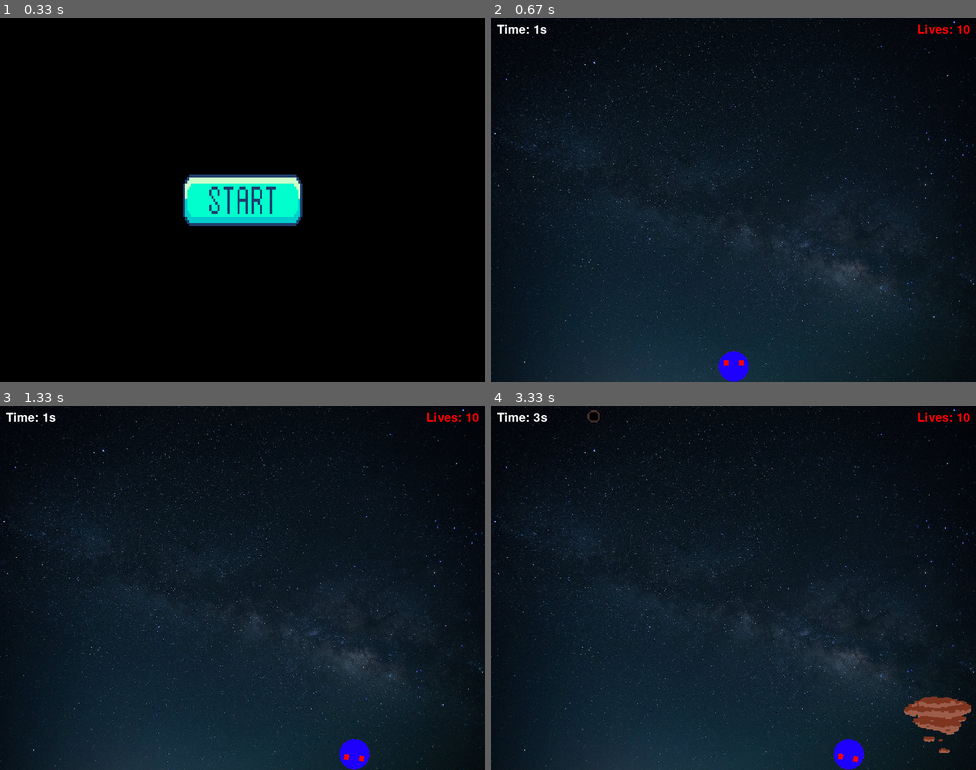
Above: before the commit, frames 1-4 (two rows, left to right).
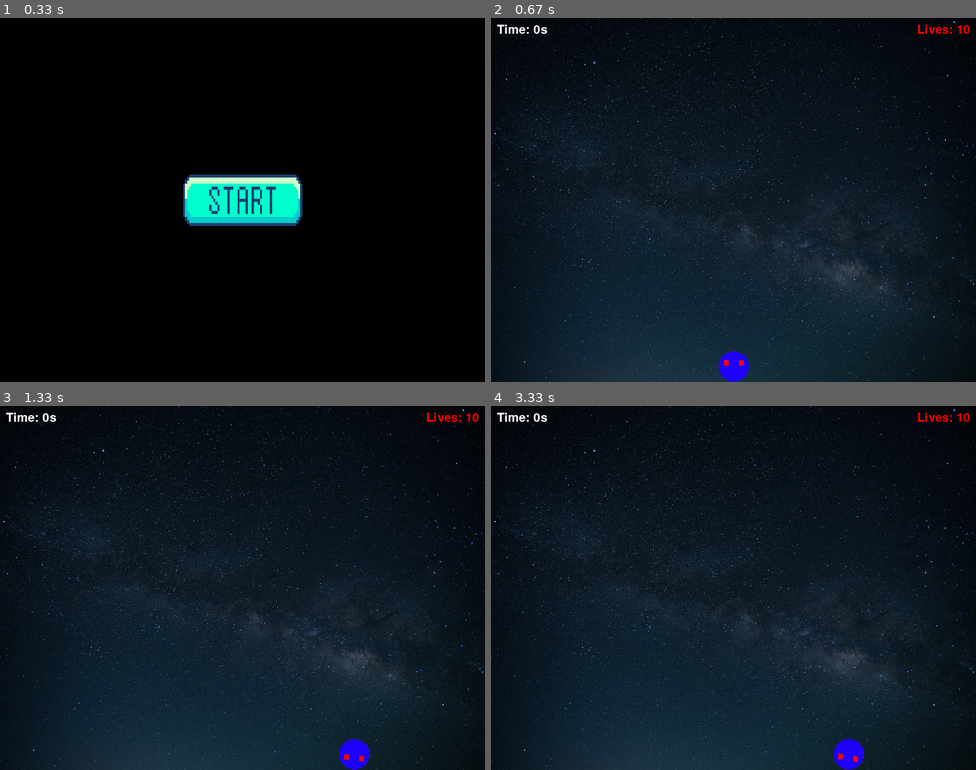
Above: after the commit, the same moments.

Repository: Oussecg/pygame-simple-game
Game: pygame game, started from main.py
Two runs of this game, one before a commit and one after it. Both use one fixed random seed, a clock stepped at 60 frames per second and the inputs below.
Inputs (mouse positions are in pixels of both pictures, inside the frame that each line leads up to):
- Up to frame 1 (0.33 s): no input
- Up to frame 2 (0.67 s): click (733, 200) at 0.38 s
- Up to frame 3 (1.33 s): hold Right 0.67-1.13 s; hold Right from 1.17 s (still down)
- Up to frame 4 (3.33 s): release Right at 1.63 s; hold Left 1.67-2.2 s; tap D at 1.82 s; hold Left 2.23-2.63 s; hold Right 2.67-3.3 s

Frame 1 is identical in both runs. In frame 2, less than 0.1% of the frame differs, in the area x 8-12%, y 2-5%; in frame 3, less than 0.1%; in frame 4, 1.1%, in the area x 8-99%, y 1-96%.

Commit message:
We fix a issue on start of a game

Diff:
--- a/game.py
+++ b/game.py
@@ -42,6 +42,7 @@
 
     def check_events(self):
         if self.game_started:
+            self.start_time = time()
             # this is the counter time
             self.elapsed_time = round(time() - self.start_time) * 1000
             self.text = self.font.render(f'Time: {self.elapsed_time // 1000}s', True, (255, 255, 255))
